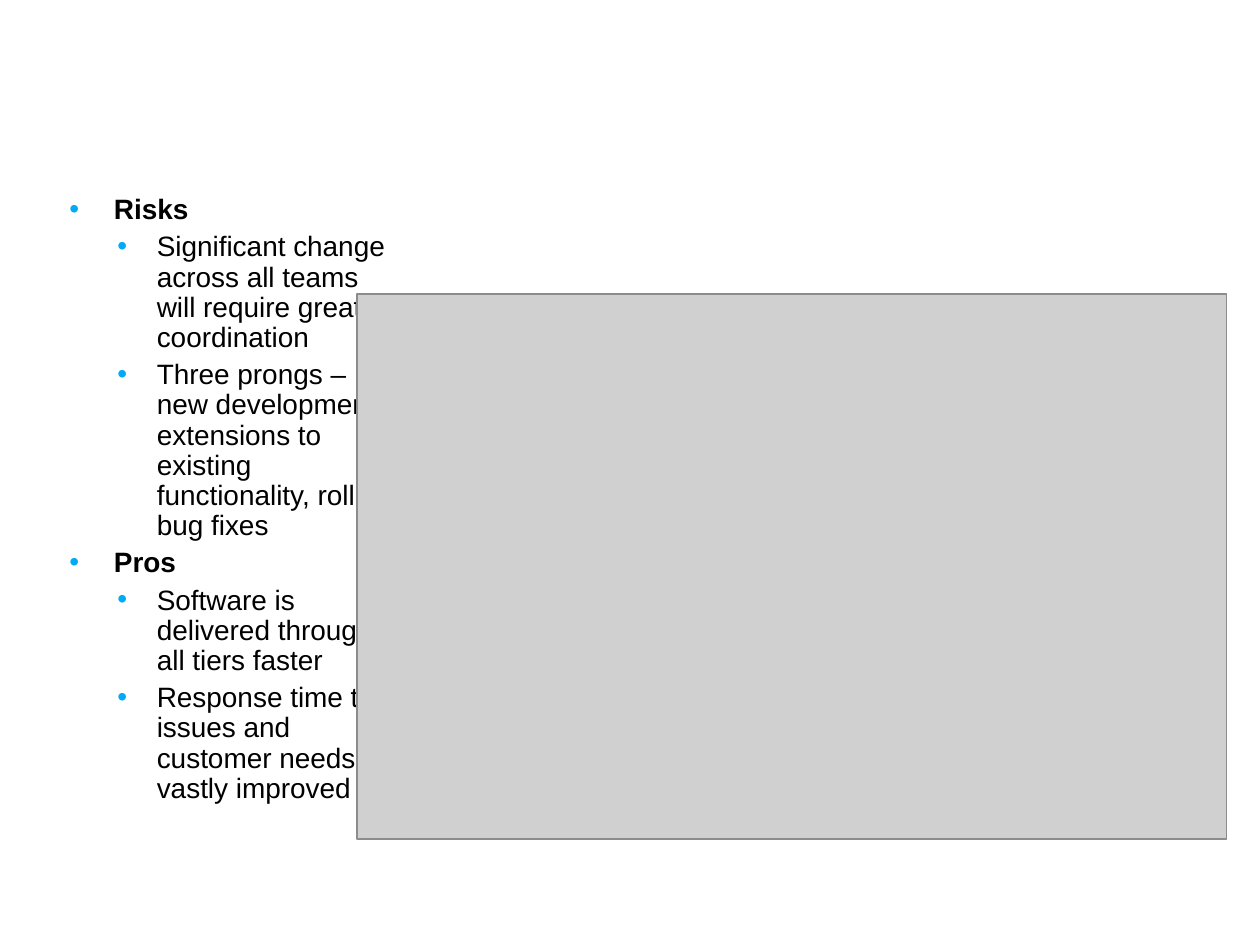
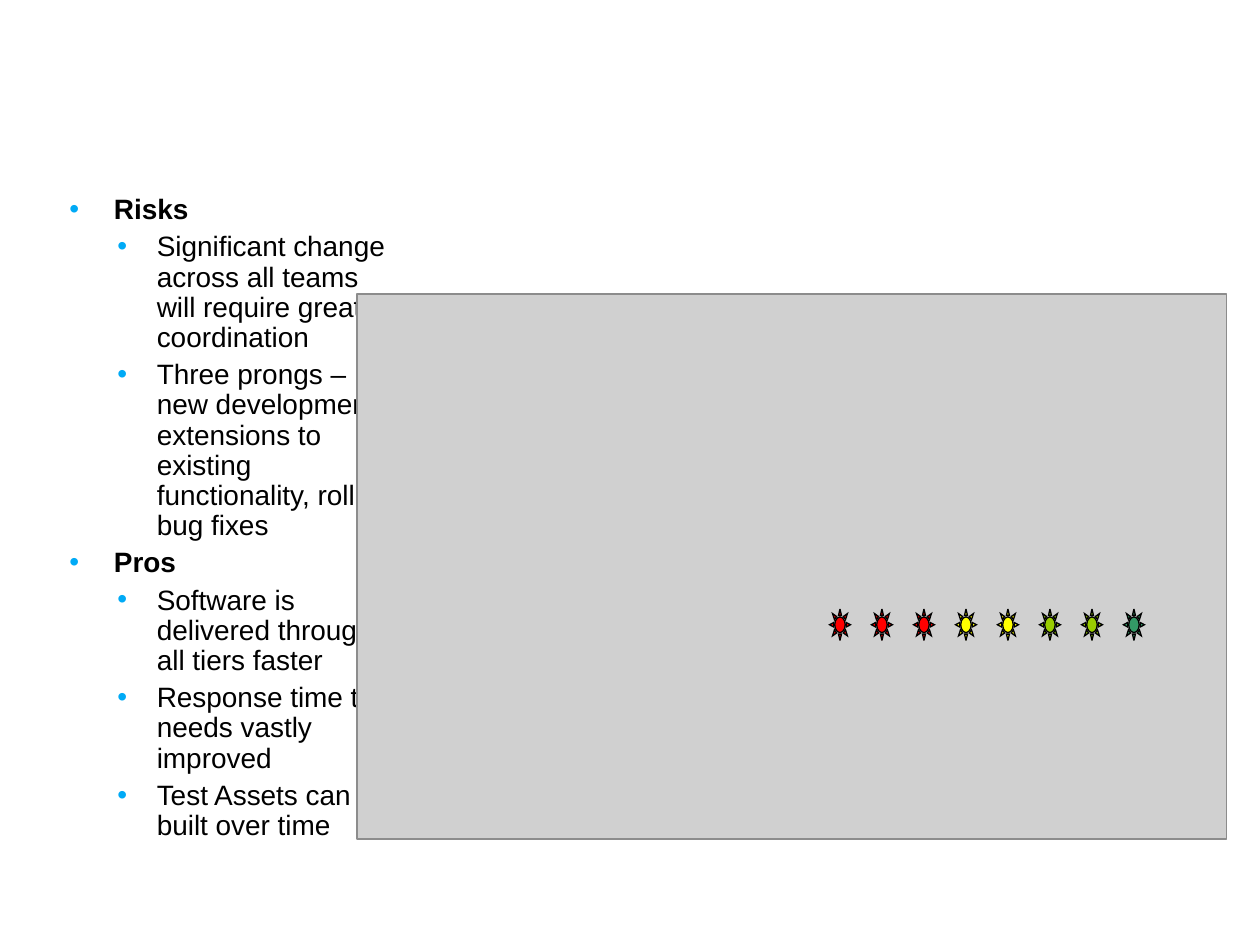
Before and after one commit to NCIP/caarray-docs, a slide deck: slide 16 of project_management/reports/development_to_qa_handoff.ppt. Drawn at 1260x945 pixels with LibreOffice and Linux fonts; fonts in the diff are those of the drawing; grey boxes stand for pictures; background and template pictures are left out. Boxes give left, top, right and bottom in pixels: in the first picture for what was removed or moved away, otherwise in the second. Text is boxed around its words. In the diff, an @@ line names an element or a change of style, - is before the commit and + after.

```diff
--- a/project_management/reports/development_to_qa_handoff.ppt
+++ b/project_management/reports/development_to_qa_handoff.ppt
@@ sun added at (829,609,850,640), fill #FF0000, outline #000000 0.74 pt @@
@@ sun added at (872,609,893,640), fill #FF0000, outline #000000 0.74 pt @@
@@ sun added at (914,609,935,640), fill #FF0000, outline #000000 0.74 pt @@
@@ sun added at (955,609,976,640), fill #FFFF00, outline #000000 0.74 pt @@
@@ sun added at (998,609,1019,640), fill #FFFF00, outline #000000 0.74 pt @@
@@ sun added at (1040,609,1061,640), fill #99CC00, outline #000000 0.74 pt @@
@@ sun added at (1081,609,1102,640), fill #99CC00, outline #000000 0.74 pt @@
@@ sun added at (1124,609,1145,640), fill #339966, outline #000000 0.74 pt @@
@@ text at (157,685,374,836): text changed @@
-  • Response time to issues and customer needs vastly improved
+  • Response time to needs vastly improved
+  • Test Assets can be built over time
```
Also in this commit, not shown: 3 other slides changed.
